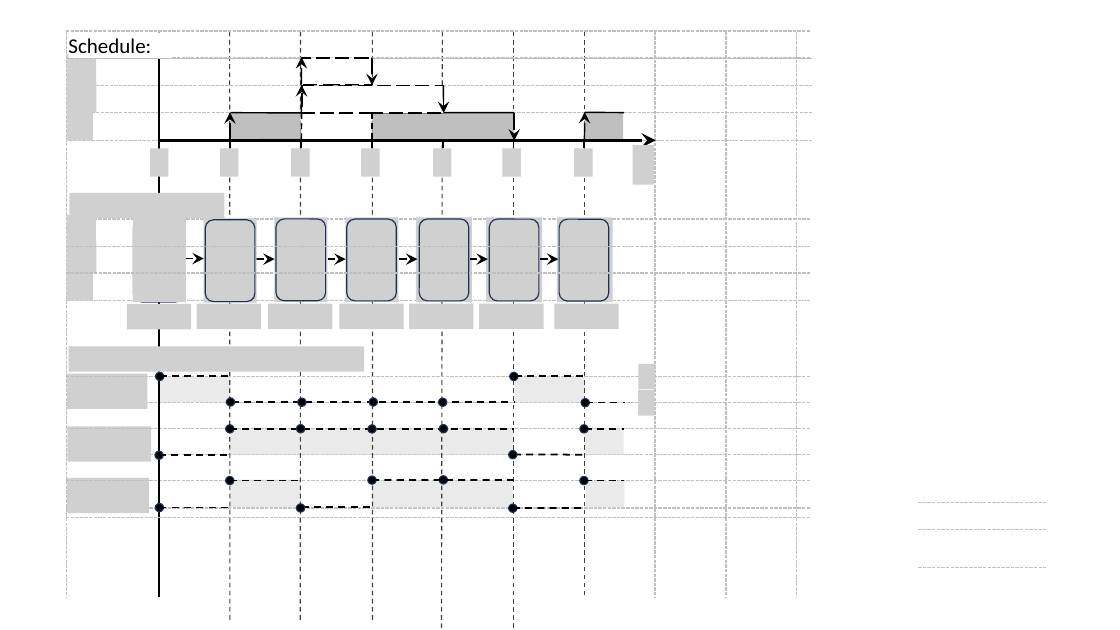
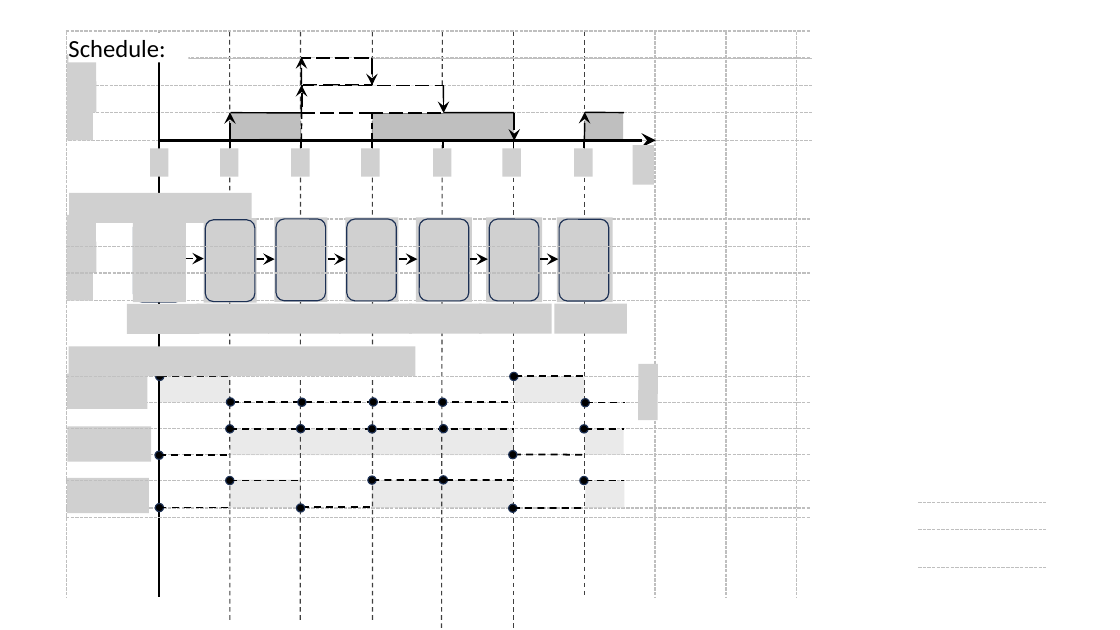
Before and after one commit to Spectre113/stm32-real-time-scheduling, a slide deck: slide 1 of implementation/docs/presentation/system_model_figs.pptx. Drawn at 1120x630 pixels with LibreOffice and Linux fonts; fonts in the diff are those of the drawing; grey boxes stand for pictures. Boxes give left, top, right and bottom in pixels: in the first picture for what was removed or moved away, otherwise in the second. Text is boxed around its words. In the diff, an @@ line names an element or a change of style, - is before the commit and + after.

Commit message:
docs(thesis): remove schedulers figures and info

```diff
--- a/implementation/docs/presentation/system_model_figs.pptx
+++ b/implementation/docs/presentation/system_model_figs.pptx
@@ text "Schedule:" at <box>68,40,165,63</box>: size 18 to 21.2 pt @@
@@ picture: place and size @@
-picture at <box>69,193,224,218</box>
+picture at <box>69,193,251,223</box>
@@ picture: place and size @@
-picture at <box>127,304,192,329</box>
+picture at <box>127,304,199,334</box>
@@ picture: place and size @@
-picture at <box>197,303,261,329</box>
+picture at <box>197,303,269,334</box>
@@ picture: place and size @@
-picture at <box>268,303,333,329</box>
+picture at <box>268,303,340,334</box>
@@ picture: place and size @@
-picture at <box>339,303,404,329</box>
+picture at <box>339,303,412,334</box>
@@ picture: place and size @@
-picture at <box>409,303,474,329</box>
+picture at <box>409,303,481,334</box>
@@ picture: place and size @@
-picture at <box>480,303,544,329</box>
+picture at <box>480,303,552,334</box>
@@ picture: place and size @@
-picture at <box>555,303,619,329</box>
+picture at <box>555,303,627,334</box>
@@ picture: place and size @@
-picture at <box>69,346,365,371</box>
+picture at <box>69,346,416,376</box>
@@ picture: place and size @@
-picture at <box>639,364,655,389</box>
+picture at <box>639,364,658,394</box>
@@ picture: place and size @@
-picture at <box>639,390,655,415</box>
+picture at <box>639,390,658,420</box>
```
Also in this commit, not shown: 8 other slides changed, 22 slides added, 6 slides removed, 5 other files.
